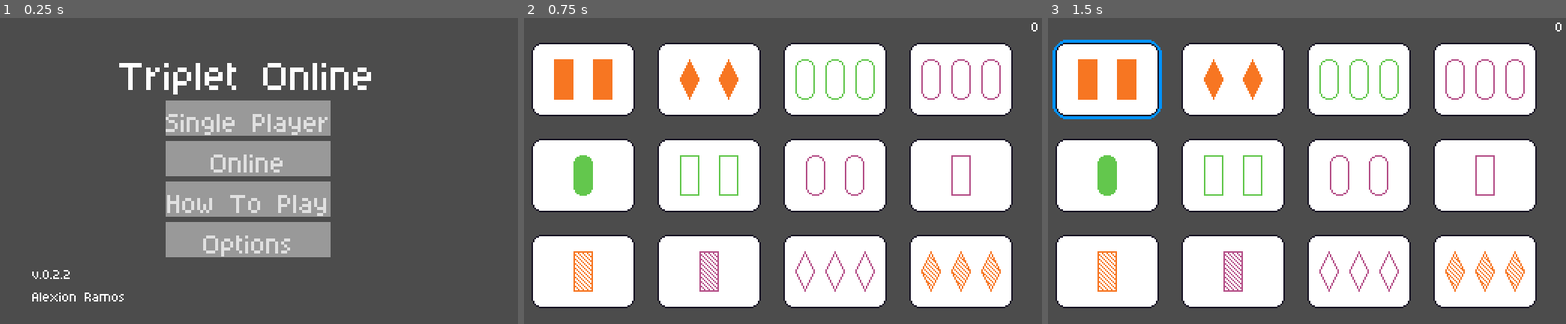
Above: before the commit, frames 1-3 (left to right).
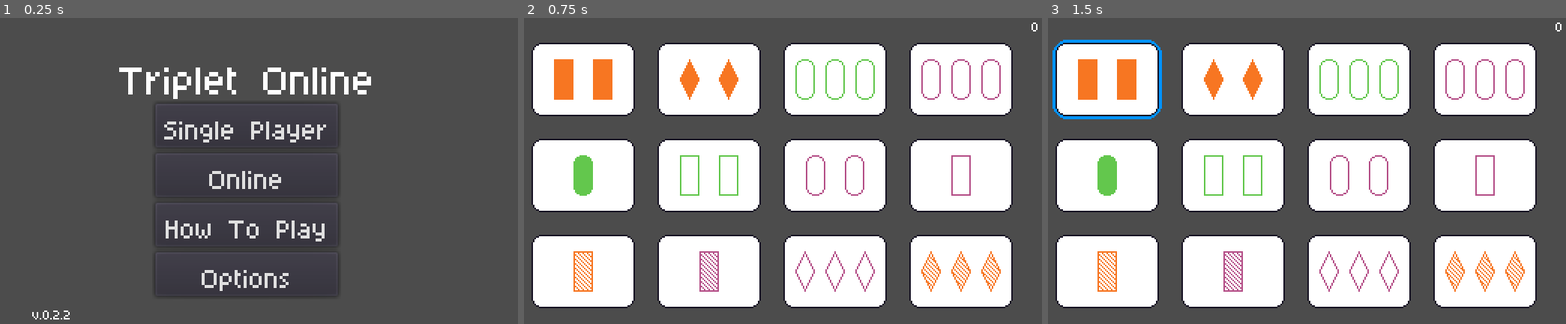
Above: after the commit, the same moments.

Repository: almos98/SetOnline
Game: Godot game, scene res://menu/start_menu.tscn
The game is run twice, just before and just after one commit, with the same random seed, the same clock (stepped at 60 frames per second) and the same inputs.
Inputs (mouse positions are in pixels of both pictures, inside the frame that each line leads up to):
- Up to frame 1 (0.25 s): no input
- Up to frame 2 (0.75 s): click "Single Player" at 0.5 s
- Up to frame 3 (1.5 s): tap Enter at 1.25 s; move the mouse to (1104, 79) at 1.27 s; click (1104, 79) at 1.42 s

The runs differ from the first frame. In frame 1, 17% of the frame differs, in the area x 6-72%, y 14-99%; in frame 2, nothing differs; in frame 3, nothing differs.

Commit message:
Added temporary interface for remaining menus.

Diff:
--- a/game/server/Label.gd
+++ /dev/null
@@ -1,4 +0,0 @@
-extends Label
-
-func _ready():
-	print("Hello world!");
--- a/game/server/server.tscn
+++ b/game/server/server.tscn
@@ -1,20 +1,3 @@
-[gd_scene load_steps=3 format=2]
+[gd_scene format=2]
 
-[ext_resource path="res://game/server/Label.gd" type="Script" id=1]
-[ext_resource path="res://game/board/board_data.tscn" type="PackedScene" id=2]
-
-[node name="Server" type="Control"]
-__meta__ = {
-"_edit_use_anchors_": false
-}
-
-[node name="Label" type="Label" parent="."]
-margin_right = 40.0
-margin_bottom = 14.0
-text = "This is a server."
-script = ExtResource( 1 )
-__meta__ = {
-"_edit_use_anchors_": false
-}
-
-[node name="Board" parent="." instance=ExtResource( 2 )]
+[node name="Server" type="Node"]
--- /dev/null
+++ b/menu/create_session_menu.tscn
@@ -0,0 +1,83 @@
+[gd_scene load_steps=3 format=2]
+
+[ext_resource path="res://game/state/simple_menu_state.gd" type="Script" id=1]
+
+[sub_resource type="Theme" id=1]
+
+[node name="CreateSessionMenu" type="MarginContainer"]
+anchor_right = 1.0
+anchor_bottom = 1.0
+theme = SubResource( 1 )
+custom_constants/margin_right = 48
+custom_constants/margin_top = 24
+custom_constants/margin_left = 48
+custom_constants/margin_bottom = 24
+script = ExtResource( 1 )
+__meta__ = {
+"_edit_use_anchors_": false
+}
+buttons_path = [ NodePath("VBoxContainer/CreateSessionButton") ]
+scene_transitions = [ null ]
+back_button_path = NodePath("VBoxContainer/BackButton")
+
+[node name="VBoxContainer" type="VBoxContainer" parent="."]
+margin_left = 48.0
+margin_top = 55.0
+margin_right = 336.0
+margin_bottom = 161.0
+size_flags_vertical = 4
+
+[node name="Session" type="VBoxContainer" parent="VBoxContainer"]
+margin_right = 288.0
+margin_bottom = 38.0
+custom_constants/separation = 0
+
+[node name="Label" type="Label" parent="VBoxContainer/Session"]
+margin_left = 98.0
+margin_right = 189.0
+margin_bottom = 14.0
+size_flags_horizontal = 4
+text = "Session Name"
+
+[node name="SessionNameInput" type="LineEdit" parent="VBoxContainer/Session"]
+margin_top = 14.0
+margin_right = 288.0
+margin_bottom = 38.0
+text = "%s's Session"
+
+[node name="MaxPlayers" type="HBoxContainer" parent="VBoxContainer"]
+margin_top = 42.0
+margin_right = 288.0
+margin_bottom = 58.0
+
+[node name="Label" type="Label" parent="VBoxContainer/MaxPlayers"]
+margin_top = 1.0
+margin_right = 76.0
+margin_bottom = 15.0
+text = "Max Players"
+
+[node name="HSlider" type="HSlider" parent="VBoxContainer/MaxPlayers"]
+margin_left = 80.0
+margin_right = 288.0
+margin_bottom = 16.0
+size_flags_horizontal = 3
+min_value = 1.0
+max_value = 8.0
+value = 1.0
+tick_count = 8
+ticks_on_borders = true
+
+[node name="CreateSessionButton" type="Button" parent="VBoxContainer"]
+margin_top = 62.0
+margin_right = 288.0
+margin_bottom = 82.0
+text = "Create Session"
+
+[node name="BackButton" type="Button" parent="VBoxContainer"]
+margin_left = 123.0
+margin_top = 86.0
+margin_right = 165.0
+margin_bottom = 106.0
+size_flags_horizontal = 4
+size_flags_vertical = 0
+text = "Back"
--- a/menu/multiplayer_menu.tscn
+++ b/menu/multiplayer_menu.tscn
@@ -1,34 +1,12 @@
-[gd_scene load_steps=16 format=2]
+[gd_scene load_steps=6 format=2]
 
 [ext_resource path="res://game/state/simple_menu_state.gd" type="Script" id=1]
+[ext_resource path="res://menu/create_session_menu.tscn" type="PackedScene" id=2]
+[ext_resource path="res://menu/session_list_menu.tscn" type="PackedScene" id=3]
 
 [sub_resource type="Theme" id=1]
 
 [sub_resource type="StyleBoxFlat" id=2]
-
-[sub_resource type="StyleBoxFlat" id=3]
-
-[sub_resource type="StyleBoxFlat" id=4]
-
-[sub_resource type="StyleBoxFlat" id=5]
-
-[sub_resource type="StyleBoxFlat" id=6]
-
-[sub_resource type="StyleBoxFlat" id=7]
-
-[sub_resource type="StyleBoxFlat" id=8]
-
-[sub_resource type="StyleBoxFlat" id=9]
-
-[sub_resource type="StyleBoxFlat" id=10]
-
-[sub_resource type="StyleBoxFlat" id=11]
-
-[sub_resource type="StyleBoxFlat" id=12]
-
-[sub_resource type="StyleBoxFlat" id=13]
-
-[sub_resource type="StyleBoxFlat" id=14]
 
 [node name="MultiplayerMenu" type="MarginContainer"]
 anchor_right = 1.0
@@ -43,23 +21,21 @@
 "_edit_use_anchors_": false
 }
 buttons_path = [ NodePath("VBoxContainer/HSplitContainer/JoinButton"), NodePath("VBoxContainer/HSplitContainer/CreateButton") ]
-scene_transitions = [ null, null ]
+scene_transitions = [ ExtResource( 3 ), ExtResource( 2 ) ]
 back_button_path = NodePath("VBoxContainer/Back Button")
 
 [node name="VBoxContainer" type="VBoxContainer" parent="."]
 margin_left = 48.0
-margin_top = 82.0
+margin_top = 72.0
 margin_right = 336.0
-margin_bottom = 134.0
+margin_bottom = 144.0
 size_flags_vertical = 6
 
 [node name="PlayerName" type="LineEdit" parent="VBoxContainer"]
 margin_right = 288.0
-margin_bottom = 16.0
+margin_bottom = 24.0
 size_flags_vertical = 3
 custom_styles/read_only = SubResource( 2 )
-custom_styles/focus = SubResource( 3 )
-custom_styles/normal = SubResource( 4 )
 align = 1
 max_length = 16
 context_menu_enabled = false
@@ -67,45 +43,30 @@
 placeholder_text = "Player"
 
 [node name="HSplitContainer" type="HSplitContainer" parent="VBoxContainer"]
-margin_top = 20.0
+margin_top = 28.0
 margin_right = 288.0
-margin_bottom = 34.0
+margin_bottom = 48.0
 custom_constants/separation = 0
 
 [node name="JoinButton" type="Button" parent="VBoxContainer/HSplitContainer"]
 margin_right = 140.0
-margin_bottom = 14.0
+margin_bottom = 20.0
 size_flags_horizontal = 3
 size_flags_vertical = 3
-custom_styles/hover = SubResource( 5 )
-custom_styles/pressed = SubResource( 6 )
-custom_styles/focus = SubResource( 7 )
-custom_styles/disabled = SubResource( 8 )
-custom_styles/normal = SubResource( 9 )
 text = "Join"
 
 [node name="CreateButton" type="Button" parent="VBoxContainer/HSplitContainer"]
 margin_left = 148.0
 margin_right = 288.0
-margin_bottom = 14.0
+margin_bottom = 20.0
 size_flags_horizontal = 3
 size_flags_vertical = 3
-custom_styles/hover = SubResource( 10 )
-custom_styles/pressed = SubResource( 11 )
-custom_styles/focus = SubResource( 12 )
-custom_styles/disabled = SubResource( 13 )
-custom_styles/normal = SubResource( 14 )
 text = "Create"
 
 [node name="Back Button" type="Button" parent="VBoxContainer"]
-margin_left = 129.0
-margin_top = 38.0
-margin_right = 159.0
-margin_bottom = 52.0
+margin_left = 123.0
+margin_top = 52.0
+margin_right = 165.0
+margin_bottom = 72.0
 size_flags_horizontal = 4
-custom_styles/hover = SubResource( 10 )
-custom_styles/pressed = SubResource( 11 )
-custom_styles/focus = SubResource( 12 )
-custom_styles/disabled = SubResource( 13 )
-custom_styles/normal = SubResource( 14 )
 text = "Back"
--- /dev/null
+++ b/menu/session_list_menu.tscn
@@ -0,0 +1,65 @@
+[gd_scene load_steps=4 format=2]
+
+[ext_resource path="res://game/state/simple_menu_state.gd" type="Script" id=1]
+[ext_resource path="res://menu/create_session_menu.tscn" type="PackedScene" id=2]
+
+[sub_resource type="Theme" id=1]
+
+[node name="SessionListMenu" type="MarginContainer"]
+anchor_right = 1.0
+anchor_bottom = 1.0
+rect_clip_content = true
+theme = SubResource( 1 )
+custom_constants/margin_right = 48
+custom_constants/margin_top = 24
+custom_constants/margin_left = 48
+custom_constants/margin_bottom = 24
+script = ExtResource( 1 )
+__meta__ = {
+"_edit_use_anchors_": false
+}
+buttons_path = [ NodePath("VBoxContainer/TopBar/CreateSessionButton") ]
+scene_transitions = [ ExtResource( 2 ) ]
+back_button_path = NodePath("VBoxContainer/TopBar/BackButton")
+
+[node name="VBoxContainer" type="VBoxContainer" parent="."]
+margin_left = 48.0
+margin_top = 24.0
+margin_right = 389.0
+margin_bottom = 192.0
+
+[node name="TopBar" type="HBoxContainer" parent="VBoxContainer"]
+margin_right = 341.0
+margin_bottom = 20.0
+
+[node name="BackButton" type="Button" parent="VBoxContainer/TopBar"]
+margin_right = 30.0
+margin_bottom = 20.0
+text = "<--"
+
+[node name="Label" type="Label" parent="VBoxContainer/TopBar"]
+margin_left = 34.0
+margin_top = 3.0
+margin_right = 244.0
+margin_bottom = 17.0
+size_flags_horizontal = 3
+text = "Online Sessions"
+
+[node name="CreateSessionButton" type="Button" parent="VBoxContainer/TopBar"]
+margin_left = 248.0
+margin_right = 341.0
+margin_bottom = 20.0
+size_flags_horizontal = 9
+text = "New Session"
+
+[node name="SessionList" type="ScrollContainer" parent="VBoxContainer"]
+margin_top = 24.0
+margin_right = 341.0
+margin_bottom = 168.0
+size_flags_vertical = 3
+scroll_horizontal_enabled = false
+scroll_vertical = 6
+
+[node name="Container" type="VBoxContainer" parent="VBoxContainer/SessionList"]
+margin_right = 341.0
+size_flags_horizontal = 3
--- a/menu/start_menu.tscn
+++ b/menu/start_menu.tscn
@@ -13,26 +13,18 @@
 size = 48
 font_data = SubResource( 2 )
 
-[sub_resource type="StyleBoxFlat" id=11]
-
-[sub_resource type="StyleBoxFlat" id=12]
-
-[sub_resource type="StyleBoxFlat" id=13]
-
-[sub_resource type="StyleBoxFlat" id=14]
-
-[sub_resource type="DynamicFont" id=9]
+[sub_resource type="DynamicFont" id=8]
 size = 32
 font_data = SubResource( 2 )
 
-[sub_resource type="DynamicFont" id=10]
+[sub_resource type="DynamicFont" id=9]
 font_data = SubResource( 2 )
 
 [node name="StartMenu" type="MarginContainer"]
 anchor_right = 1.0
 anchor_bottom = 1.0
-margin_top = -1.0
-margin_bottom = 9.0
+margin_right = -1.0
+margin_bottom = 34.0
 theme = SubResource( 1 )
 custom_constants/margin_right = 48
 custom_constants/margin_top = 24
@@ -48,12 +40,13 @@
 [node name="VBoxContainer" type="VBoxContainer" parent="."]
 margin_left = 48.0
 margin_top = 24.0
-margin_right = 336.0
-margin_bottom = 202.0
-size_flags_vertical = 2
+margin_right = 335.0
+margin_bottom = 226.0
+size_flags_horizontal = 3
+size_flags_vertical = 4
 
 [node name="TitleLabel" type="Label" parent="VBoxContainer"]
-margin_right = 288.0
+margin_right = 287.0
 margin_bottom = 35.0
 size_flags_vertical = 1
 custom_fonts/font = SubResource( 3 )
@@ -63,67 +56,55 @@
 autowrap = true
 
 [node name="Buttons" type="VBoxContainer" parent="VBoxContainer"]
-margin_left = 89.0
+margin_left = 82.0
 margin_top = 39.0
-margin_right = 199.0
-margin_bottom = 147.0
+margin_right = 204.0
+margin_bottom = 171.0
 size_flags_horizontal = 4
 
 [node name="SinglePlayerButton" type="Button" parent="VBoxContainer/Buttons"]
-margin_right = 110.0
-margin_bottom = 24.0
-custom_styles/hover = SubResource( 11 )
-custom_styles/pressed = SubResource( 12 )
-custom_styles/focus = SubResource( 13 )
-custom_styles/normal = SubResource( 14 )
-custom_fonts/font = SubResource( 9 )
+margin_right = 122.0
+margin_bottom = 30.0
+size_flags_vertical = 4
+custom_fonts/font = SubResource( 8 )
 text = "Single Player"
 
 [node name="OnlineButton" type="Button" parent="VBoxContainer/Buttons"]
-margin_top = 28.0
-margin_right = 110.0
-margin_bottom = 52.0
-custom_styles/hover = SubResource( 11 )
-custom_styles/pressed = SubResource( 12 )
-custom_styles/focus = SubResource( 13 )
-custom_styles/normal = SubResource( 14 )
-custom_fonts/font = SubResource( 9 )
+margin_top = 34.0
+margin_right = 122.0
+margin_bottom = 64.0
+size_flags_vertical = 4
+custom_fonts/font = SubResource( 8 )
 text = "Online"
 
 [node name="TutorialButton" type="Button" parent="VBoxContainer/Buttons"]
-margin_top = 56.0
-margin_right = 110.0
-margin_bottom = 80.0
-custom_styles/hover = SubResource( 11 )
-custom_styles/pressed = SubResource( 12 )
-custom_styles/focus = SubResource( 13 )
-custom_styles/normal = SubResource( 14 )
-custom_fonts/font = SubResource( 9 )
+margin_top = 68.0
+margin_right = 122.0
+margin_bottom = 98.0
+size_flags_vertical = 4
+custom_fonts/font = SubResource( 8 )
 text = "How To Play"
 __meta__ = {
 "_edit_use_anchors_": false
 }
 
 [node name="OptionsButton" type="Button" parent="VBoxContainer/Buttons"]
-margin_top = 84.0
-margin_right = 110.0
-margin_bottom = 108.0
-custom_styles/hover = SubResource( 11 )
-custom_styles/pressed = SubResource( 12 )
-custom_styles/focus = SubResource( 13 )
-custom_styles/normal = SubResource( 14 )
-custom_fonts/font = SubResource( 9 )
+margin_top = 102.0
+margin_right = 122.0
+margin_bottom = 132.0
+size_flags_vertical = 4
+custom_fonts/font = SubResource( 8 )
 text = "Options"
 __meta__ = {
 "_edit_use_anchors_": false
 }
 
 [node name="VersionLabel" type="Label" parent="VBoxContainer"]
-margin_top = 151.0
+margin_top = 175.0
 margin_right = 62.0
-margin_bottom = 178.0
+margin_bottom = 202.0
 size_flags_horizontal = 0
 size_flags_vertical = 0
-custom_fonts/font = SubResource( 10 )
+custom_fonts/font = SubResource( 9 )
 text = "v.0.2.2
 Alexion Ramos"
--- /dev/null
+++ b/network/client_connection.gd
@@ -0,0 +1,3 @@
+extends Node
+
+slave
--- /dev/null
+++ b/network/server_connection.gd
@@ -0,0 +1,16 @@
+extends Node
+
+
+# Declare member variables here. Examples:
+# var a = 2
+# var b = "text"
+
+
+# Called when the node enters the scene tree for the first time.
+func _ready():
+	pass # Replace with function body.
+
+
+# Called every frame. 'delta' is the elapsed time since the previous frame.
+#func _process(delta):
+#	pass
Not shown, changed: export_presets.cfg
Not shown: 1 places in menu/start_menu.tscn that only renumber resources
